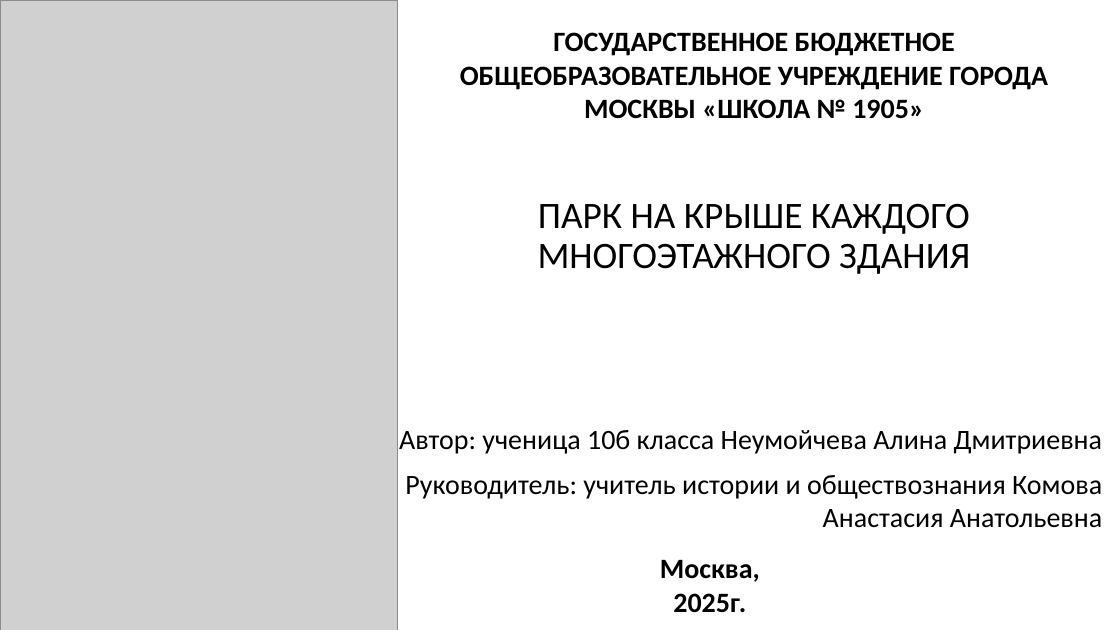
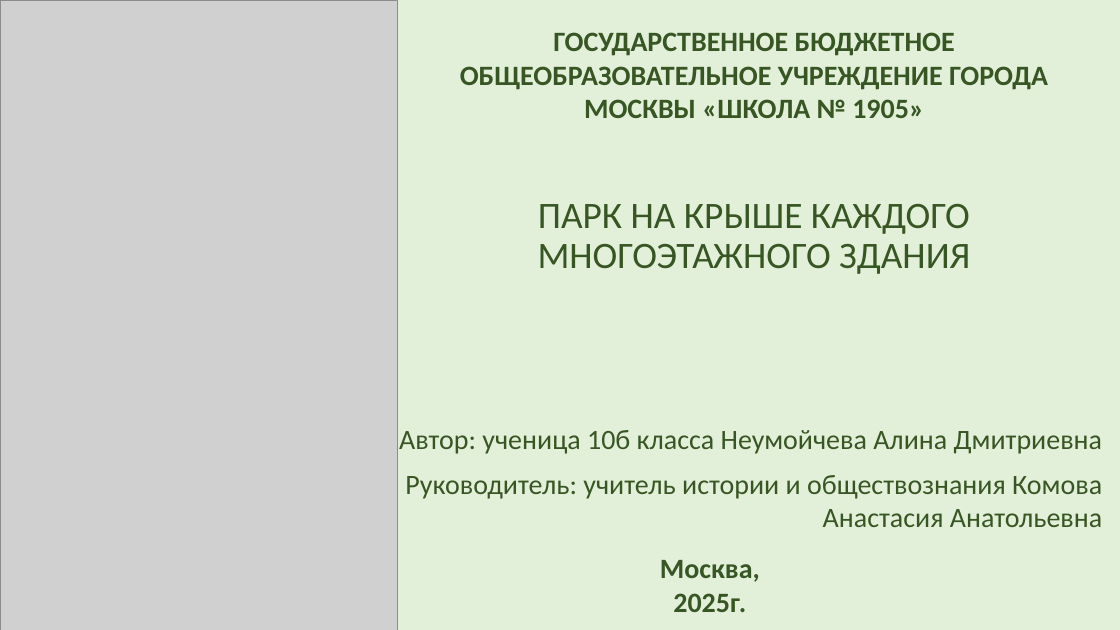
Before and after one commit to AkulinaDN/RoofPark, a slide deck: slide 1 of 10б Неумойчева презентация.pptm. Drawn at 1120x630 pixels with LibreOffice and Linux fonts; fonts in the diff are those of the drawing; grey boxes stand for pictures. Boxes give left, top, right and bottom in pixels: in the first picture for what was removed or moved away, otherwise in the second. Text is boxed around its words. In the diff, an @@ line names an element or a change of style, - is before the commit and + after.

```diff
--- a/10б Неумойчева презентация.pptm
+++ b/10б Неумойчева презентация.pptm
@@ background #FFFFFF to #E2F0D9 @@
@@ text "Автор: ученица 10б класса Неумойчева ..." at [399, 430, 1102, 527]: text colour #000000 to #385723 @@
@@ text colour #000000 to #375623 in 3 elements at [538, 204, 970, 274], [460, 32, 1048, 118], [660, 560, 760, 612] @@
```
Also in this commit, not shown: 4 other slides changed, 5 slides added, 10 other files.
